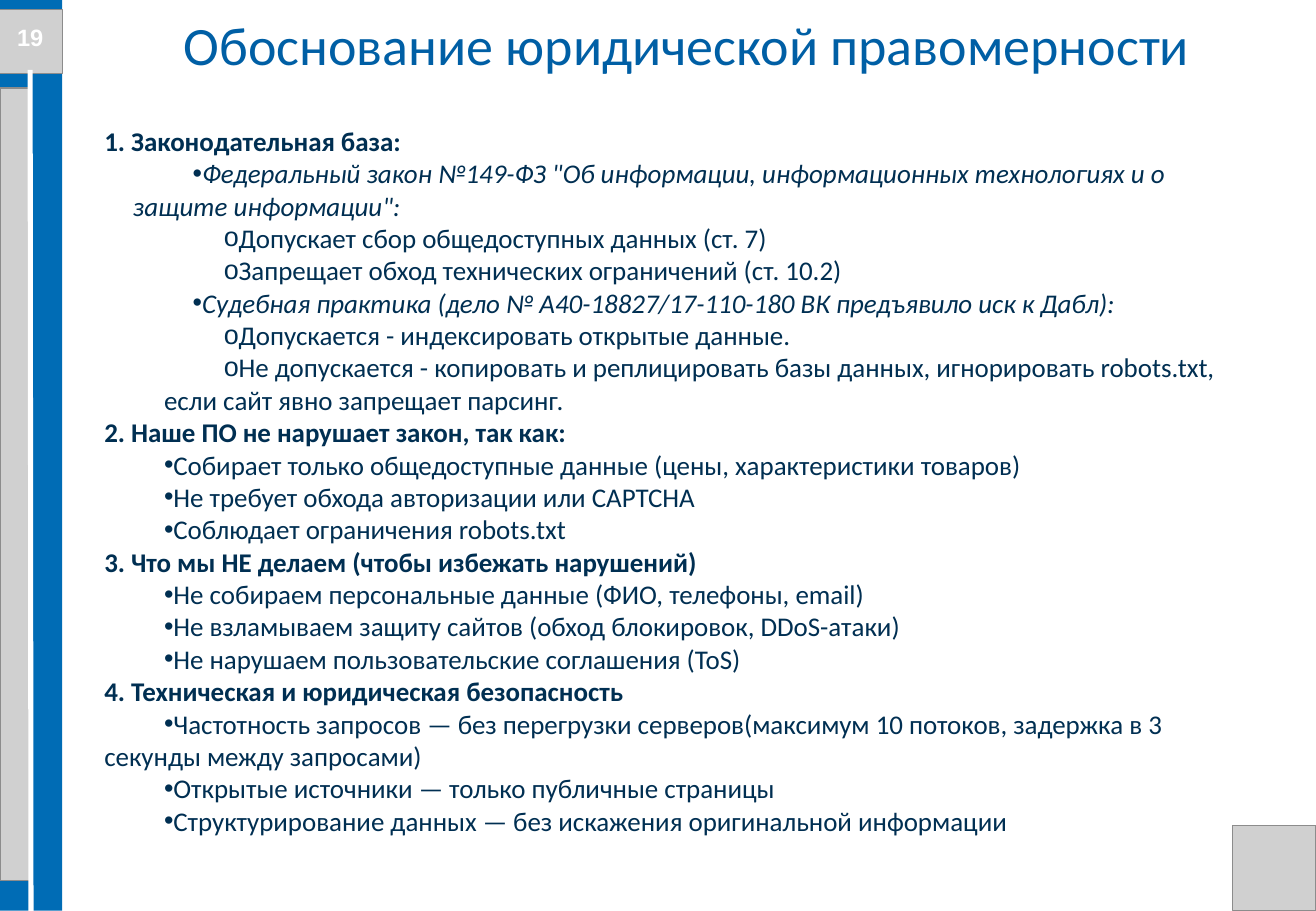
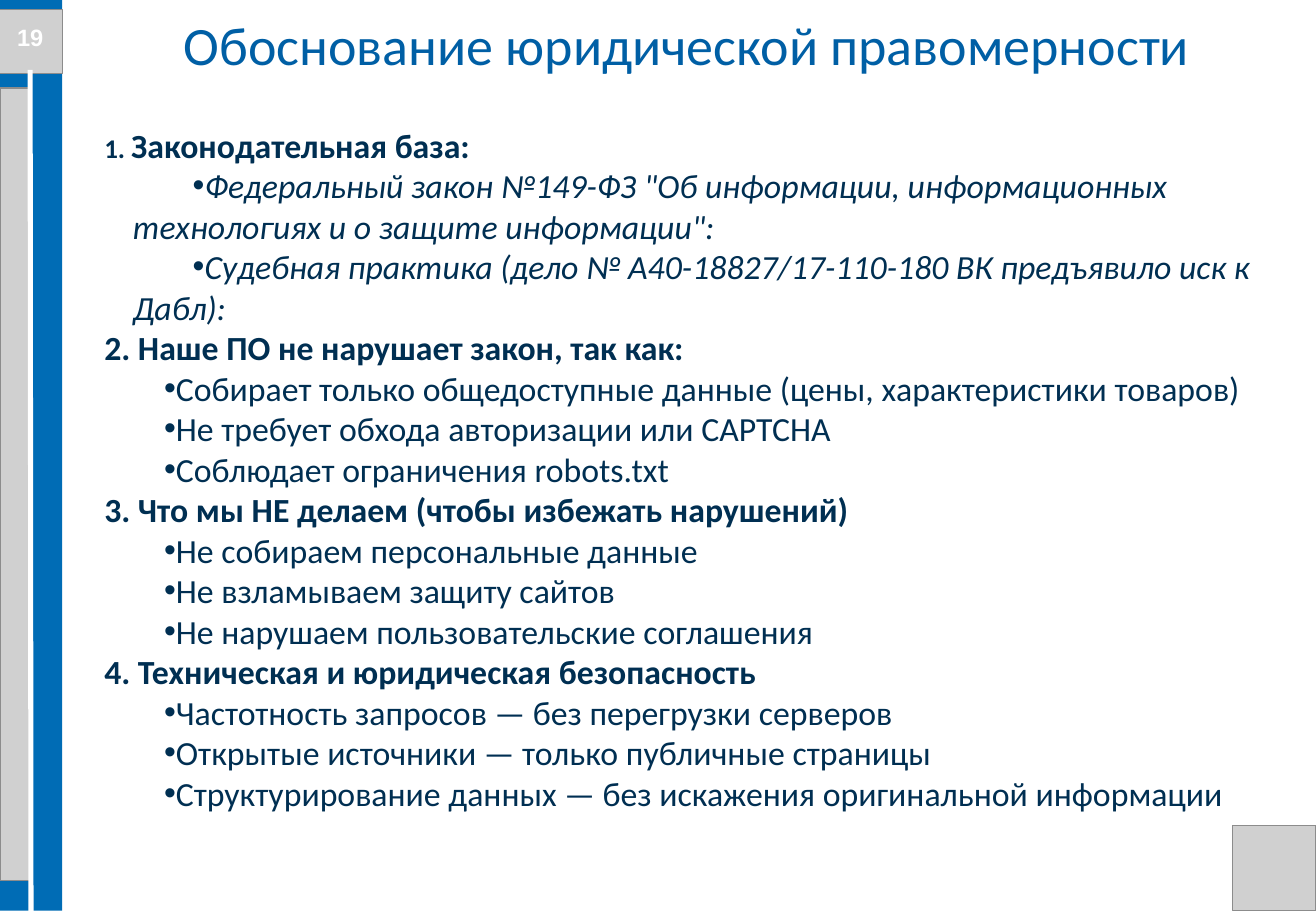
Before and after one commit to Evgenij1234/Diplom-work, a slide deck: slide 19 of Documents/Презентация диплома Семенов Е.А. БПЦ 21-01.pptx. Drawn at 1316x911 pixels with LibreOffice and Linux fonts; fonts in the diff are those of the drawing; grey boxes stand for pictures; background and template pictures are left out. Boxes give left, top, right and bottom in pixels: in the first picture for what was removed or moved away, otherwise in the second. Text is boxed around its words. In the diff, an @@ line names an element or a change of style, - is before the commit and + after.

```diff
--- a/Documents/Презентация диплома Семенов Е.А. БПЦ 21-01.pptx
+++ b/Documents/Презентация диплома Семенов Е.А. БПЦ 21-01.pptx
@@ text at (104, 134, 1250, 812): size 16 to 20 pt in "Законодательная база:", "Федеральный закон №149-ФЗ "Об информации, информационных тех ...", "Судебная практика (дело № А40-18827/17-110-180 ВК предъявило ...", "2. Наше ПО не нарушает закон, так ..." and 7 more places @@
@@ text at (239, 228, 841, 285): paragraphs removed @@
-  o Допускает сбор общедоступных данных (ст. 7)
-  o Запрещает обход технических ограничений (ст. 10.2)
@@ text at (164, 327, 1215, 415): paragraphs removed @@
-  o Допускается - индексировать открытые данные.
-  o Не допускается - копировать и реплицировать базы данных, игнорировать robots.txt, если сайт явно запрещает парсинг.
@@ text at (176, 540, 813, 650): text changed; size 16 to 20 pt @@
-  • Не собираем персональные данные (ФИО, телефоны, email)
-  • Не взламываем защиту сайтов (обход блокировок, DDoS-атаки)
-  • Не нарушаем пользовательские соглашения (ToS)
+  • Не собираем персональные данные
+  • Не взламываем защиту сайтов
+  • Не нарушаем пользовательские соглашения
@@ text at (176, 702, 893, 731): text changed; size 16 to 20 pt @@
-  • Частотность запросов — без перегрузки серверов(максимум 10 потоков, задержка в 3 секунды между запросами)
+  • Частотность запросов — без перегрузки серверов
```
Also in this commit, not shown: 13 other slides changed, 6 other files.
